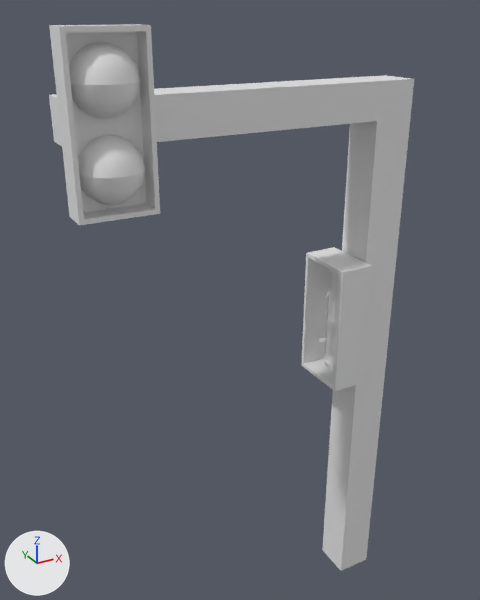
The FBX model Assets/Models/TrafficLightPedestrian.fbx, before and after one commit.
Rendered twice from a 50 mm lens placed at (-7.12, -4.23, 5.36), pointed at (-4.7, 0.17, 3.16). Arrows for +X, +Y and +Z are at lower left; the lights stay in place. Where no turn or scale is listed for an object, it has been applied to the vertices.

The first picture shows 'Go', 'GreenLight', 'RedLight', 'Stop', 'TrafficLight'.
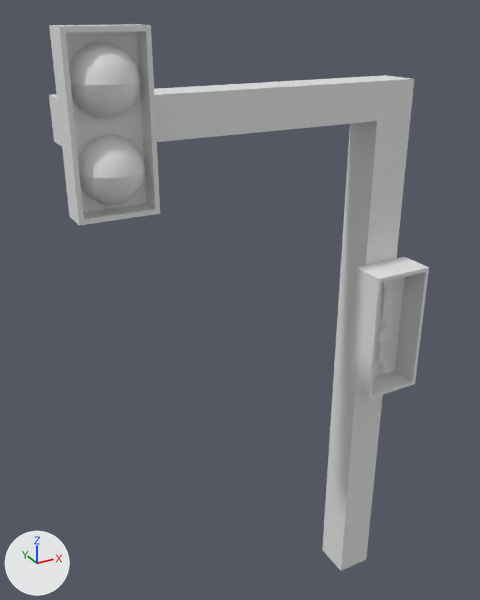
Pixel boxes (x1, y1, x2, y2) of what changed, in the pictures (480 x 600 px; the box of a moved part takes in the faces that stretch with it):
```json
{"object": "TrafficLight", "change": "reshaped", "before": [49, 24, 414, 571], "after": [49, 24, 429, 571]}
{"object": "Stop", "change": "moved, turned", "before": [326, 270, 340, 319], "after": [380, 279, 399, 325]}
{"object": "Go", "change": "moved, turned", "before": [319, 322, 337, 371], "after": [373, 328, 395, 377]}
{"part": 1, "of": "me_cube_011", "change": "moved or reshaped", "before": [301, 247, 372, 391], "after": [347, 257, 429, 399]}
```

Edits to the scene script, one JSON object a line:
```json
{"block": "me_cube_011", "where": "me_cube_011.from_pydata(...)  # 52 vertices, 46 faces; spans x -2.59..0.17, y -0.38..0.26, z 0.0..5.27"}
{"block": "me_cube_011", "where": "# used by ob_trafficlight; location = (-3.522, 0.0, 0.0)"}
{"block": "me_cube_011", "change": "me_cube_011 part 1: the loose piece of 16 vertices spanning x -0.47..-0.17, y -0.26..0.26, z 2.31..3.42 is turned 90 degrees about the z axis through its middle, then moved by (0.31, -0.32, -0.03)"}
{"op": "set", "path": "ob_stop.location", "old": "(-0.342, 0.0, 2.885)", "new": "(-0.00494, -0.301, 2.875)"}
{"op": "set", "path": "ob_stop.rotation_euler", "old": "(1.571, 0.0, 1.571)", "new": "(1.571, 0.0, -3.142)", "note": "degrees (90, 0, 90) -> degrees (90, 0, -180)"}
{"op": "set", "path": "ob_go.location", "old": "(-0.342, 0.00661, 2.584)", "new": "(-0.0116, -0.301, 2.574)"}
{"op": "set", "path": "ob_go.rotation_euler", "old": "(0.0, 0.0, 0.0)", "new": "(0.0, 0.0, 1.571)", "note": "degrees (0, 0, 0) -> degrees (0, 0, 90)"}
```
